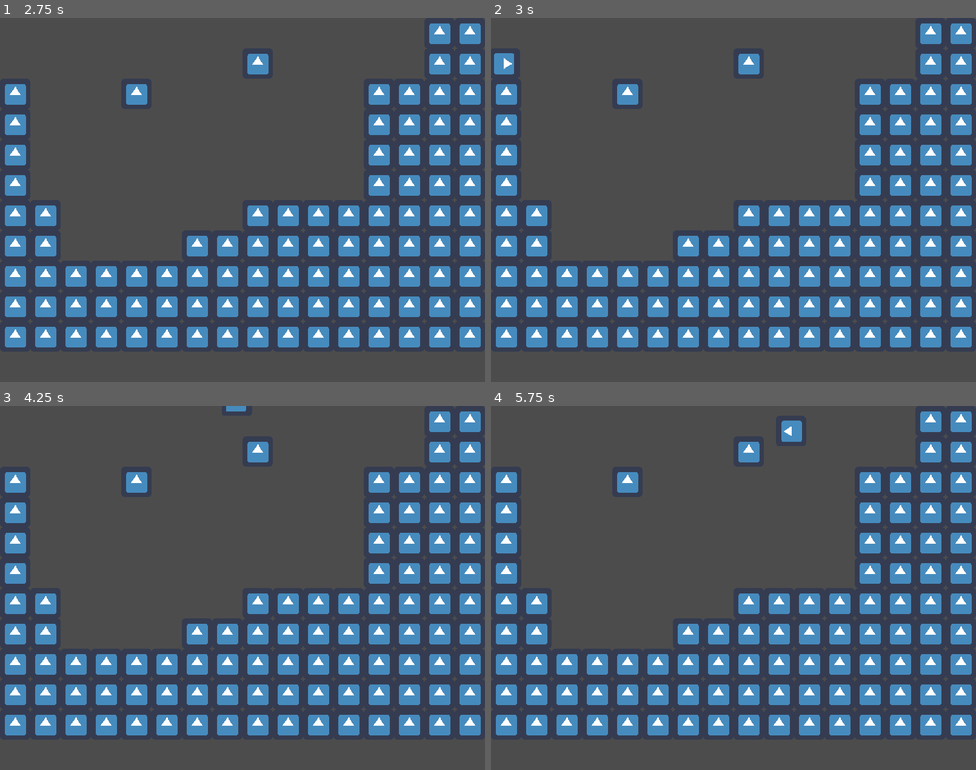
Above: before the commit, frames 1-4 (two rows, left to right).
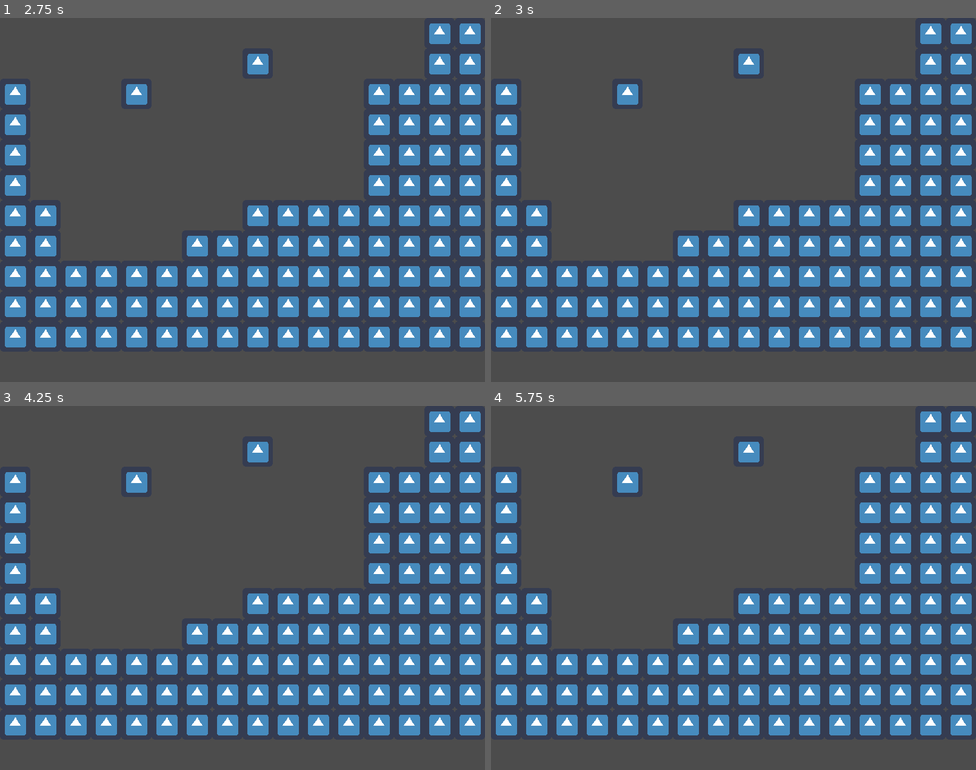
Above: after the commit, the same moments.

Repository: CRosenauer/Lost-Robot
Game: Godot game, scene res://Levels/Test/TestLevel.tscn
The game is run twice, just before and just after one commit, with the same random seed, the same clock (stepped at 60 frames per second) and the same inputs. The engine's default icon, where the game draws it, is replaced by a stand-in: a white triangle on a blue panel in a dark square.
Inputs:
- Up to frame 1 (2.75 s): hold D (InputRight) 0.53-2.03 s; tap J (InputDash) at 0.6, 2.1 s; tap Space (InputJump) at 0.77, 1.52, 2 s; tap Enter at 1.25 s; tap K (InputGrapple) at 1.35 s; hold A (InputLeft) from 2.03 s (still down)
- Up to frame 2 (3 s): tap Enter at 2.75 s; release A (InputLeft) at 2.78 s; hold D (InputRight) from 2.78 s (still down); tap K (InputGrapple) at 2.85 s
- Up to frame 3 (4.25 s): keep holding D (InputRight); tap Space (InputJump) at 3.02, 3.5, 3.77 s; tap J (InputDash) at 3.6 s
- Up to frame 4 (5.75 s): release D (InputRight) at 4.28 s; hold A (InputLeft) 4.28-5.03 s; tap K (InputGrapple) at 4.35 s; tap Space (InputJump) at 4.52 s; tap Enter at 5 s; hold D (InputRight) from 5.03 s (still down); tap J (InputDash) at 5.1 s

Frame 1 is identical in both runs. In frame 2, 0.2% of the frame differs, in the area x 0-5%, y 9-16%; in frame 3, less than 0.1%; in frame 4, 0.2%, in the area x 59-65%, y 4-10%.

Commit message:
Bug fixing. Fixed issue with player not being able to jump out of run. Tweaked airdash a bit.

Diff:
--- a/src/Entity/Characters/Player/Player.gd
+++ b/src/Entity/Characters/Player/Player.gd
@@ -15,7 +15,7 @@
 export var MoveSpeed    = 250
 export var MaxFallSpeed = 100
 export var RunSpeed     = 0
-export var AirDashVelocity = Vector2(2, -1) #WARNING: Will be multiplied by MoveSpeed
+export var AirDashVelocity = Vector2(3, -1) #WARNING: Will be multiplied by MoveSpeed
 
 var m_inputs
 
@@ -34,7 +34,12 @@
 		m_velocity.x = m_inputs[INPUTS.Input_Right]
 		SetDirection(m_inputs[INPUTS.Input_Right])
 
-	move_and_slide(m_velocity * MoveSpeed * m_runMultiplier, PHYSICS.UP)
+	var tempVelocity
+	tempVelocity = m_velocity
+	tempVelocity.x *= m_runMultiplier
+	tempVelocity   *= MoveSpeed
+
+	move_and_slide(tempVelocity , PHYSICS.UP)
 
 	if(is_on_wall() != m_wasOnWall):
 		m_wasOnWall = !m_wasOnWall
